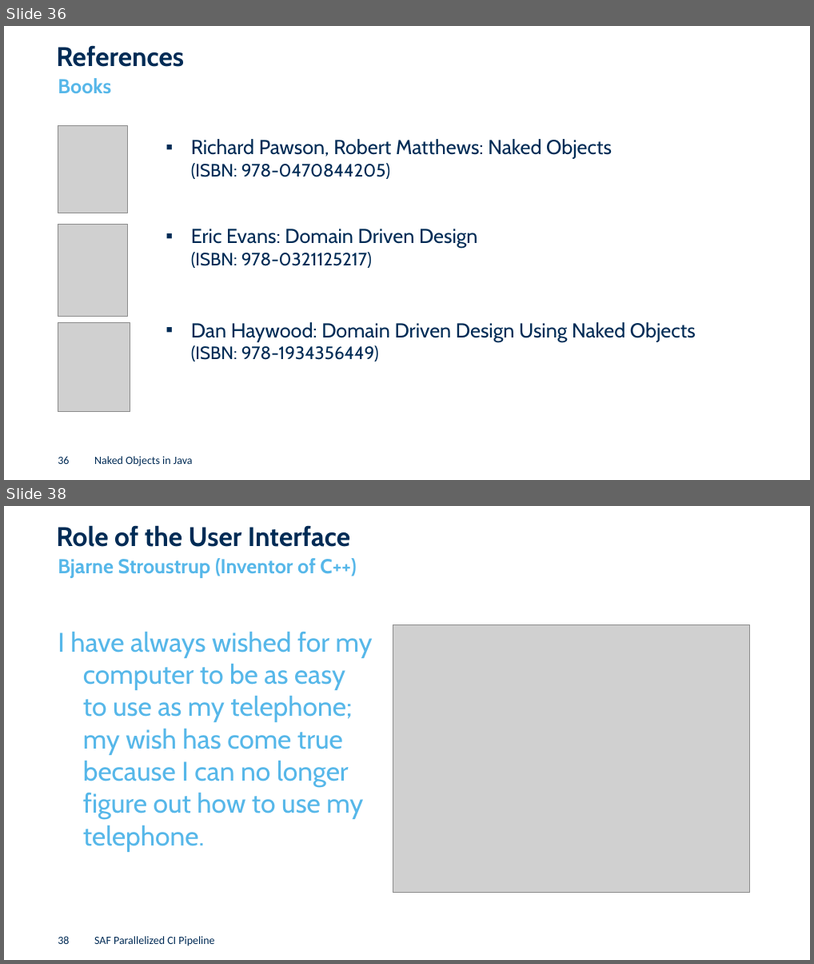
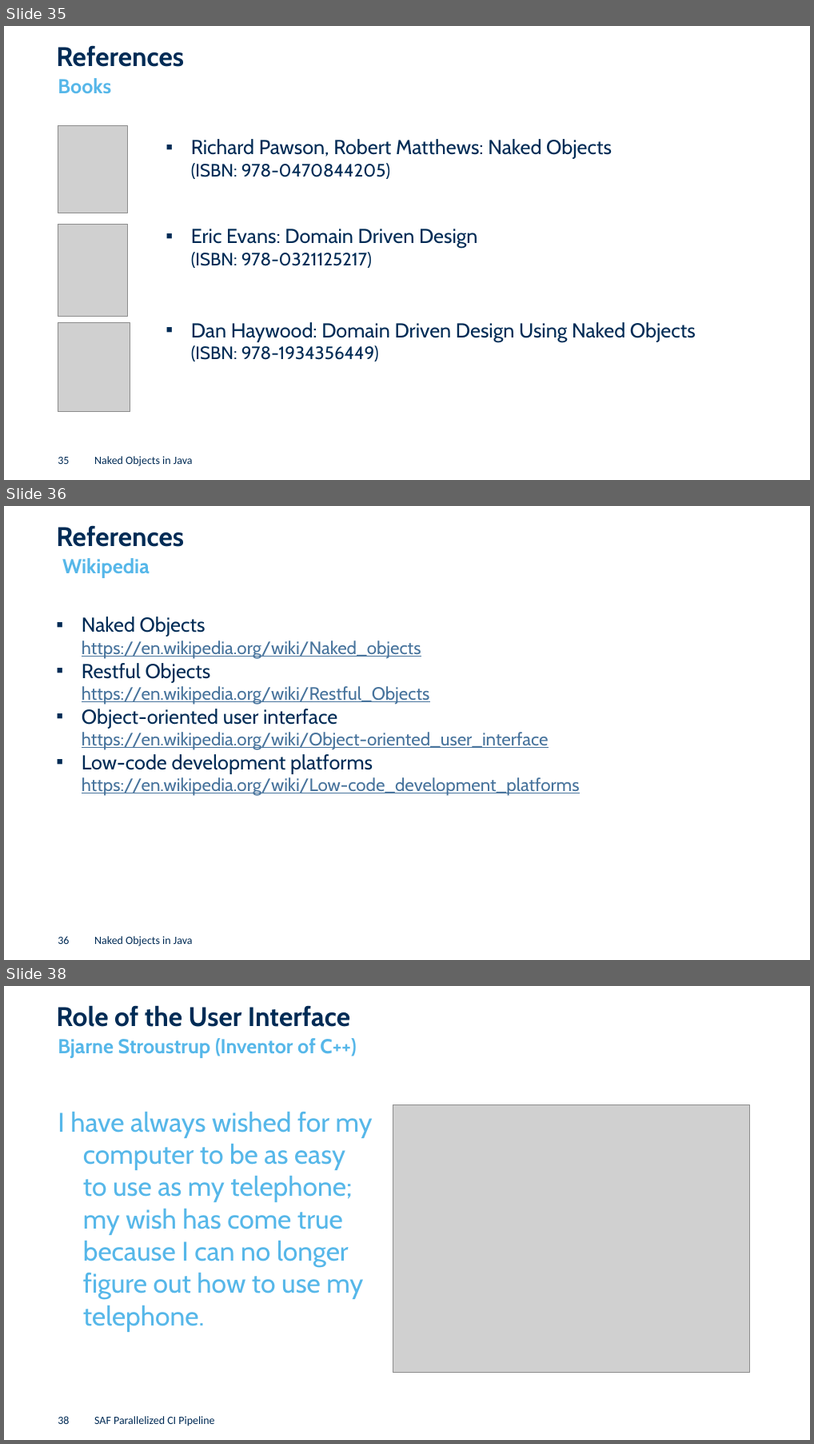
Before and after one commit to joerg-rade/dddsample-isis, a slide deck: NakedObjects.pptx. Shown one above the other, each under a label of ours: slides 36 and 38 before the commit, slides 35, 36 and 38 after it; the slides between them are not shown. The pictures are 814x964 and 814x1444 pixels, drawn with LibreOffice and Linux fonts; fonts in the diff are those of the drawing; grey boxes stand for pictures; background and template pictures are left out. Boxes give left, top, right and bottom in pixels: in the first picture for what was removed or moved away, otherwise in the second. Text is boxed around its words. In the diff, an @@ line names an element or a change of style, - is before the commit and + after.

```diff
--- a/NakedObjects.pptx
+++ b/NakedObjects.pptx
@@ slide 36 added at (x1=4, y1=506, x2=810, y2=960), background #EFEFEF @@
@@ title added at (x1=56, y1=525, x2=184, y2=547), 24 pt, text #002B55, bold @@
+References
@@ subtitle added at (x1=62, y1=558, x2=150, y2=578), 18 pt, text #56B7E9, bold @@
+Wikipedia
@@ text added at (x1=82, y1=616, x2=580, y2=796), 16 pt, text #47739C, underline @@
+▪ Naked Objects
+  https://en.wikipedia.org/wiki/Naked_objects
+▪ Restful Objects
+  https://en.wikipedia.org/wiki/Restful_Objects
+▪ Object-oriented user interface
+  https://en.wikipedia.org/wiki/Object-oriented_user_interface
+▪ Low-code development platforms
+  https://en.wikipedia.org/wiki/Low-code_development_platforms
@@ page number added at (x1=58, y1=936, x2=69, y2=944), 10 pt, text #002B55 @@
+36
@@ text added at (x1=94, y1=936, x2=193, y2=946), 10 pt, text #002B55 @@
+Naked Objects in Java
@@ what was slide 36 is now slide 35 @@
@@ page number at (x1=58, y1=456, x2=69, y2=464): text changed @@
-36
+35
```
Also in this commit, not shown: 17 slides changed, 1 other slide added, 1 slide removed, 4 other files.
